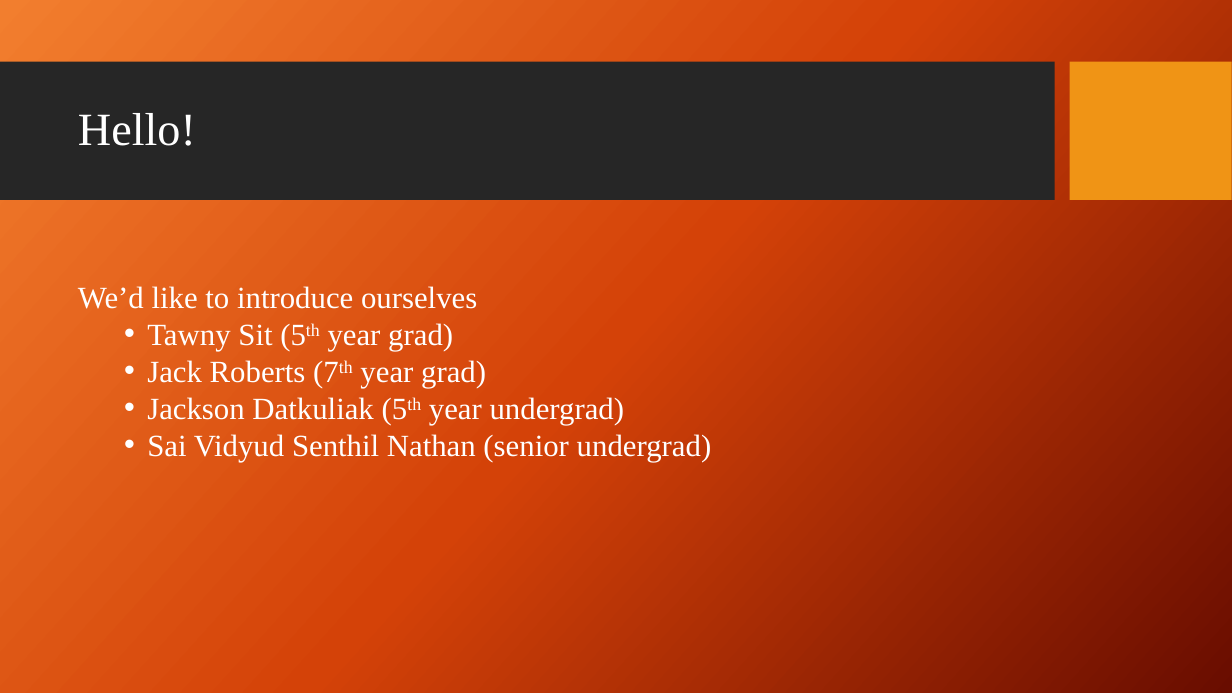
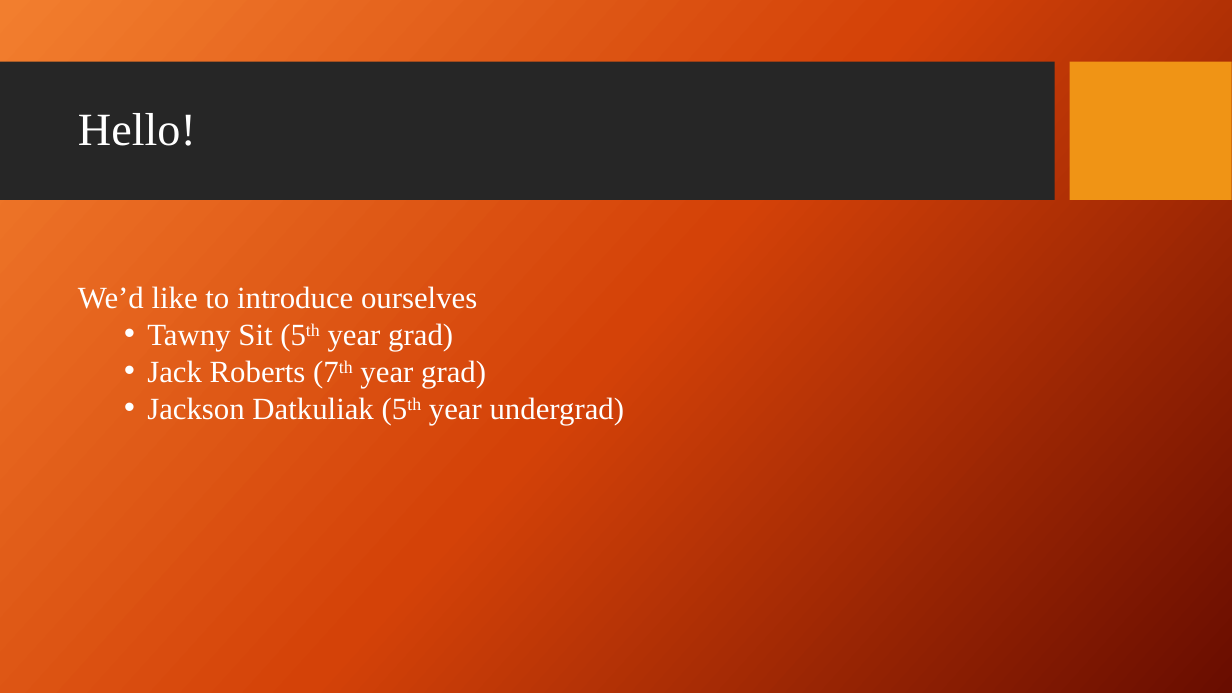
Before and after one commit to jacksondatkuliak/PythonBootcamp2026, a slide deck: slide 2 of day1/slides/intro.pptx. Drawn at 1232x693 pixels with LibreOffice and Linux fonts; fonts in the diff are those of the drawing; background and template pictures are left out. Boxes give left, top, right and bottom in pixels: in the first picture for what was removed or moved away, otherwise in the second. Text is boxed around its words. In the diff, an @@ line names an element or a change of style, - is before the commit and + after.

```diff
--- a/day1/slides/intro.pptx
+++ b/day1/slides/intro.pptx
@@ text at [147, 434, 712, 462]: paragraph removed @@
-  • Sai Vidyud Senthil Nathan (senior undergrad)
```
Also in this commit, not shown: 6 other slides changed, 5 other files.
